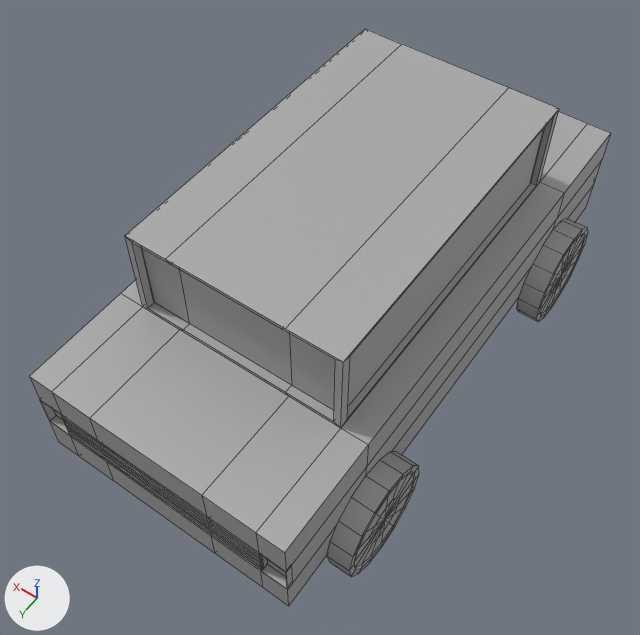
Before and after pictures for a commit that changed the FBX model RunningLateGame/Assets/Prefabs/car.fbx.
One viewpoint serves both versions: a 50 mm camera at (-1.75, 2.75, 3.88) aimed at (0.02, 0.28, -0.01). Lighting does not change. The marker at lower left points along +X, +Y and +Z. Mesh edges are drawn as thin lines. Where no turn or scale is listed for an object, it has been applied to the vertices.

In view in the first picture: 'back_l', 'car_body', 'front_l'.
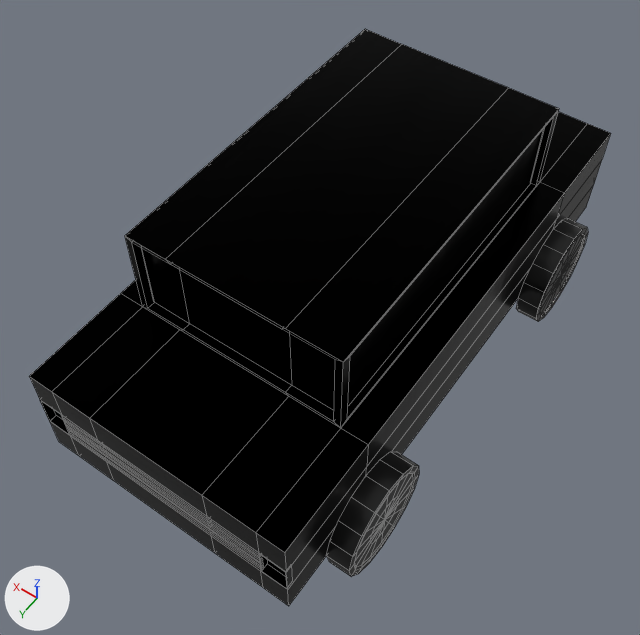
The newer file is also turned or shifted as a whole; pictures and numbers use the older file's frame.

What changed in the scene script:
```text
Add img_trimsheet_vehicles_busstop_standardsurface1_metallicsmoothness_1001_png:
    img_trimsheet_vehicles_busstop_standardsurface1_metallicsmoothness_1001_png = load_image('trimsheet_vehicles_busstop_standardSurface1_MetallicSmoothness.1001.png', '../../../Modelling/Exports/Trimsheets/trimsheet_for_modular_assets/busstop&vehicles/trimsheet_vehicles_busstop_standardSurface1_MetallicSmoothness.1001.png', 2048, 2048, 'Non-Color')
Add img_trimsheet_vehicles_busstop_standardsurface1_normal_1001_png:
    img_trimsheet_vehicles_busstop_standardsurface1_normal_1001_png = load_image('trimsheet_vehicles_busstop_standardSurface1_Normal.1001.png', '../../../Modelling/Exports/Trimsheets/trimsheet_for_modular_assets/busstop&vehicles/trimsheet_vehicles_busstop_standardSurface1_Normal.1001.png', 2048, 2048, 'Non-Color')
Add mat_trimsheet_vehicle_busstop:
    mat_trimsheet_vehicle_busstop = bpy.data.materials.new('trimsheet_vehicle_busstop')
    # colours: black #000000
    # uses the picture img_trimsheet_vehicles_busstop_standardsurface1_metallicsmoothness_1001_png
    # uses the picture img_trimsheet_vehicles_busstop_standardsurface1_normal_1001_png
Change me_mesh:
    where me_mesh.from_pydata(...)  # 252 vertices, 241 faces; spans x -0.76..0.76, y -1.66..1.62, z -0.23..0.9
    remove me_mesh.materials.append(mat_standardsurface1)  # grey #aaaaaa
    add me_mesh.materials.append(mat_trimsheet_vehicle_busstop)
Change me_mesh_004:
    where me_mesh_004.from_pydata(...)  # 130 vertices, 144 faces; spans x -0.134..0.0, y -0.321..0.321, z -0.321..0.321
    remove me_mesh_004.materials.append(mat_standardsurface1)  # grey #aaaaaa
    add me_mesh_004.materials.append(mat_trimsheet_vehicle_busstop)
Change me_mesh_002:
    where me_mesh_002.from_pydata(...)  # 130 vertices, 144 faces; spans x -0.134..0.0, y -0.321..0.321, z -0.321..0.321
    remove me_mesh_002.materials.append(mat_standardsurface1)  # grey #aaaaaa
    add me_mesh_002.materials.append(mat_trimsheet_vehicle_busstop)
```

Pixel boxes [x1, y1, x2, y2] of what changed, in the pictures (640 x 635 px):
'car_body', recoloured (grey to black)
    both: [29, 29, 611, 606]
'front_l', recoloured
    both: [326, 452, 419, 577]
'back_l', recoloured (grey to black)
    both: [517, 218, 588, 322]
